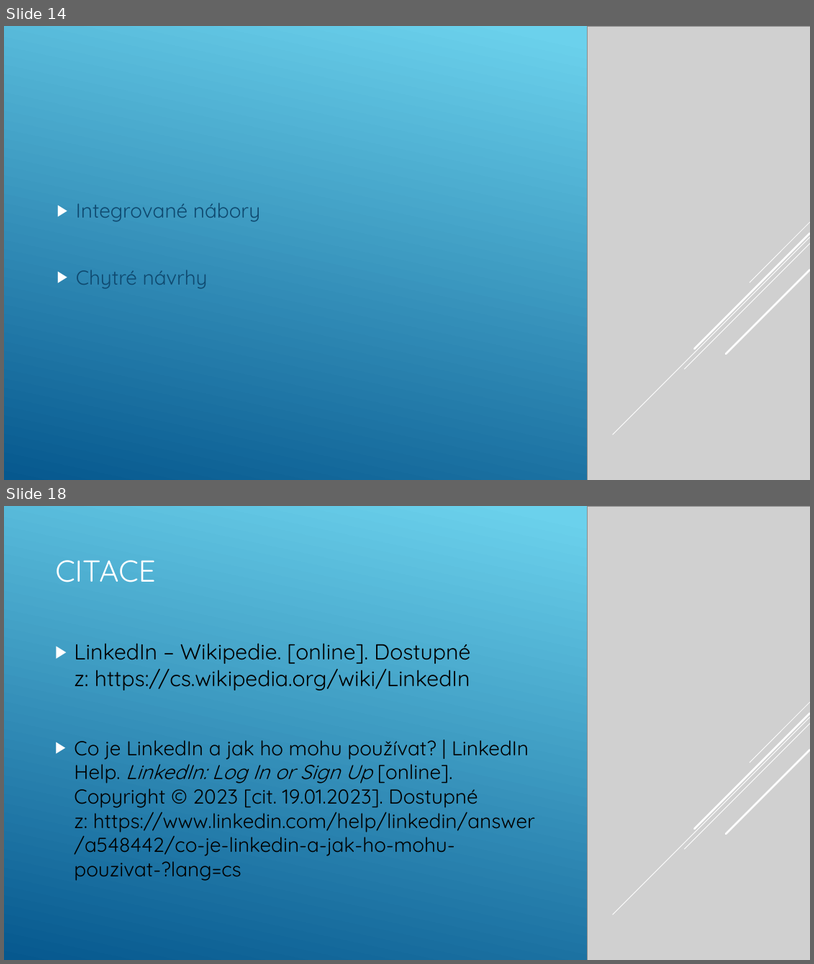
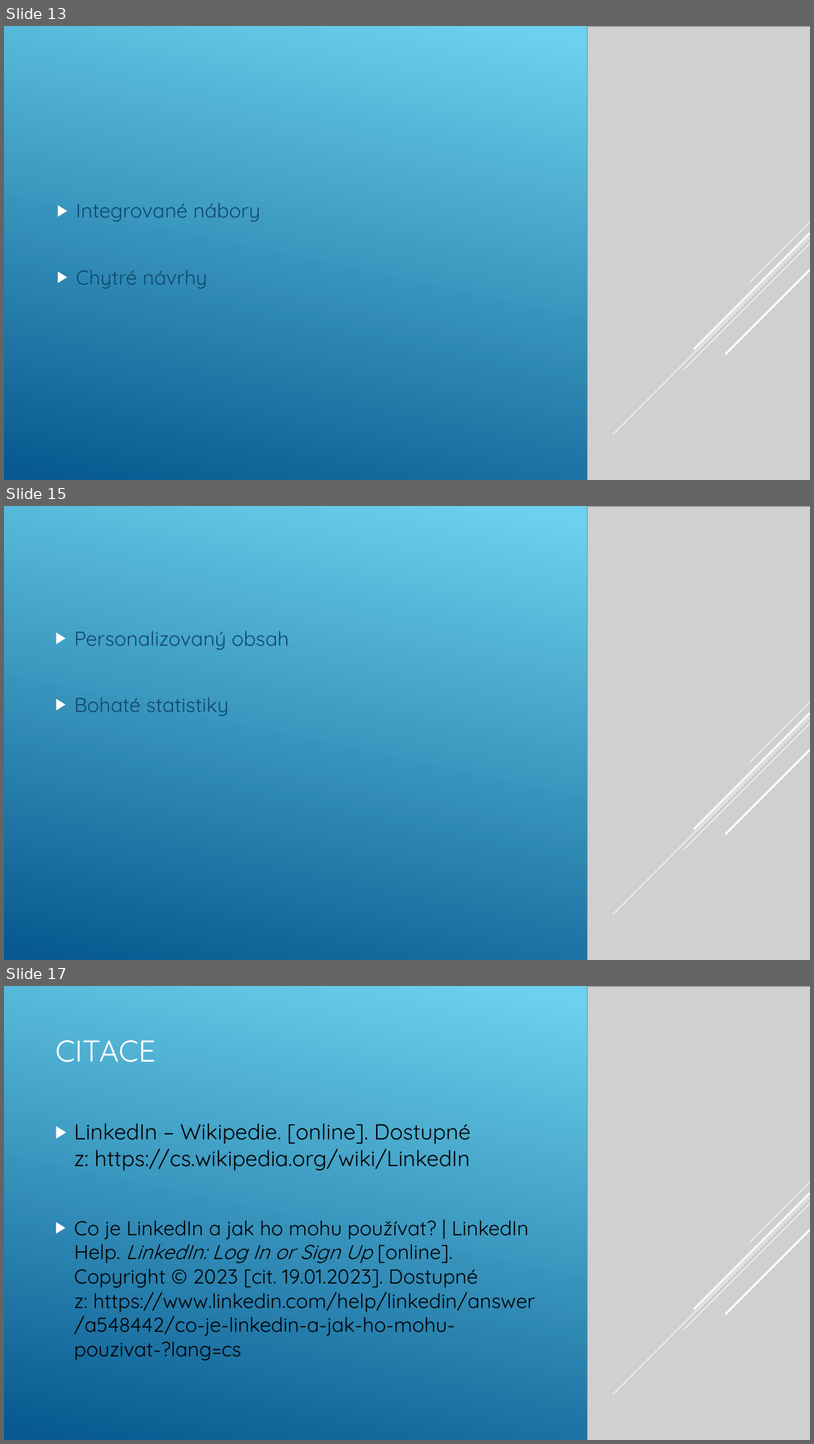
Before and after one commit to Jelenos69/I11-prezentace-Jel-nek, a slide deck: Jelinek.pptx. Shown one above the other, each under a label of ours: slides 14 and 18 before the commit, slides 13, 15 and 17 after it; the slides between them are not shown. The pictures are 814x964 and 814x1444 pixels, drawn with LibreOffice and Linux fonts; fonts in the diff are those of the drawing; grey boxes stand for pictures. Boxes give left, top, right and bottom in pixels: in the first picture for what was removed or moved away, otherwise in the second. Text is boxed around its words. In the diff, an @@ line names an element or a change of style, - is before the commit and + after.

```diff
--- a/Jelinek.pptx
+++ b/Jelinek.pptx
@@ slide 15 added at (x1=4, y1=506, x2=810, y2=960), background gradient #6ED2EB to #06588E @@
@@ picture added at (x1=588, y1=506, x2=810, y2=960) @@
@@ text added at (x1=75, y1=631, x2=289, y2=716), 24 pt, text #0F496F @@
+▶ Personalizovaný obsah
+▶ Bohaté statistiky
@@ group added at (x1=613, y1=702, x2=810, y2=914): 5 lines @@
@@ what was slide 14 is now slide 13 @@
@@ what was slide 18 is now slide 17 @@
```
Also in this commit, not shown: 3 slides changed, 2 slides removed.
